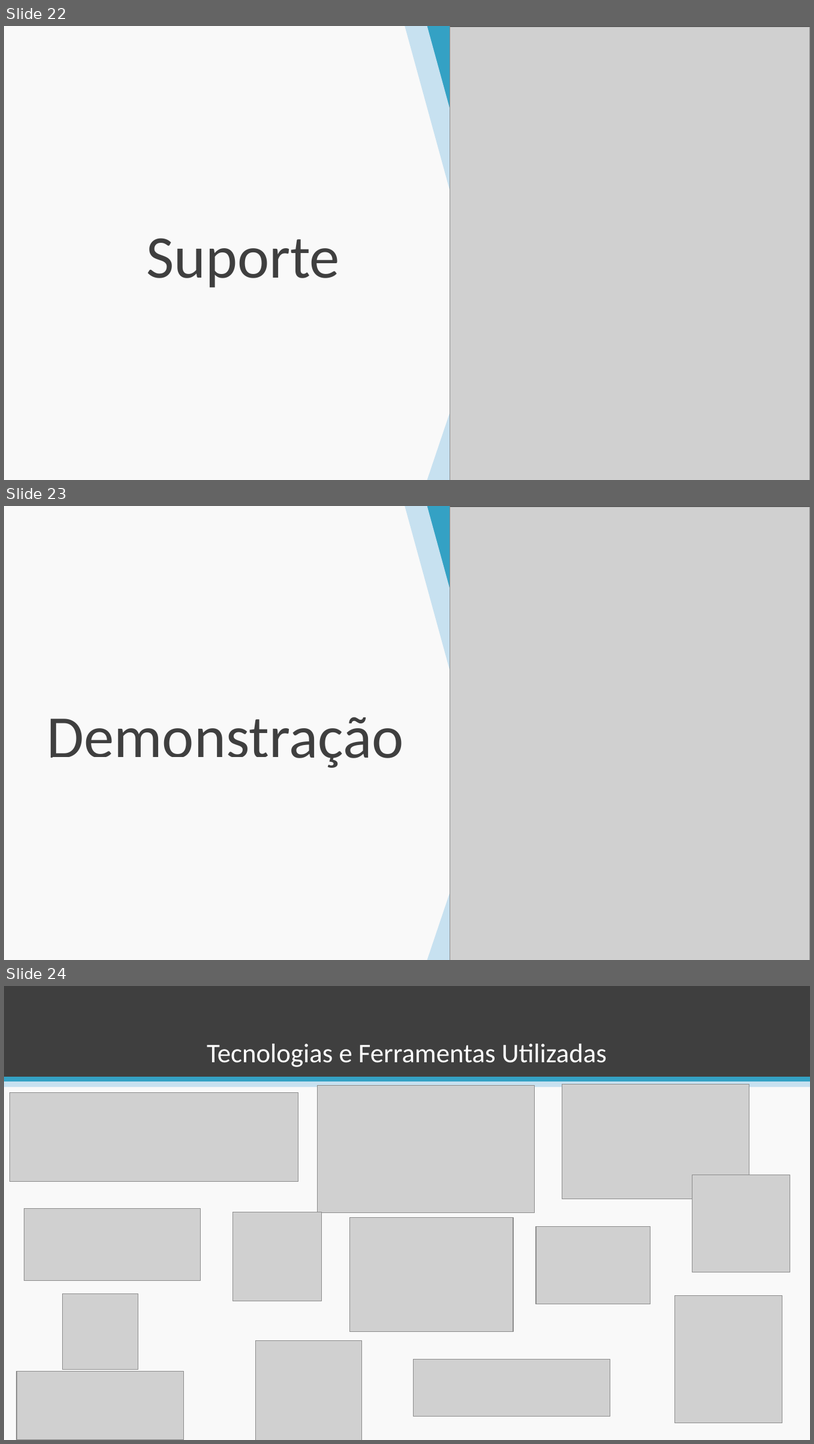
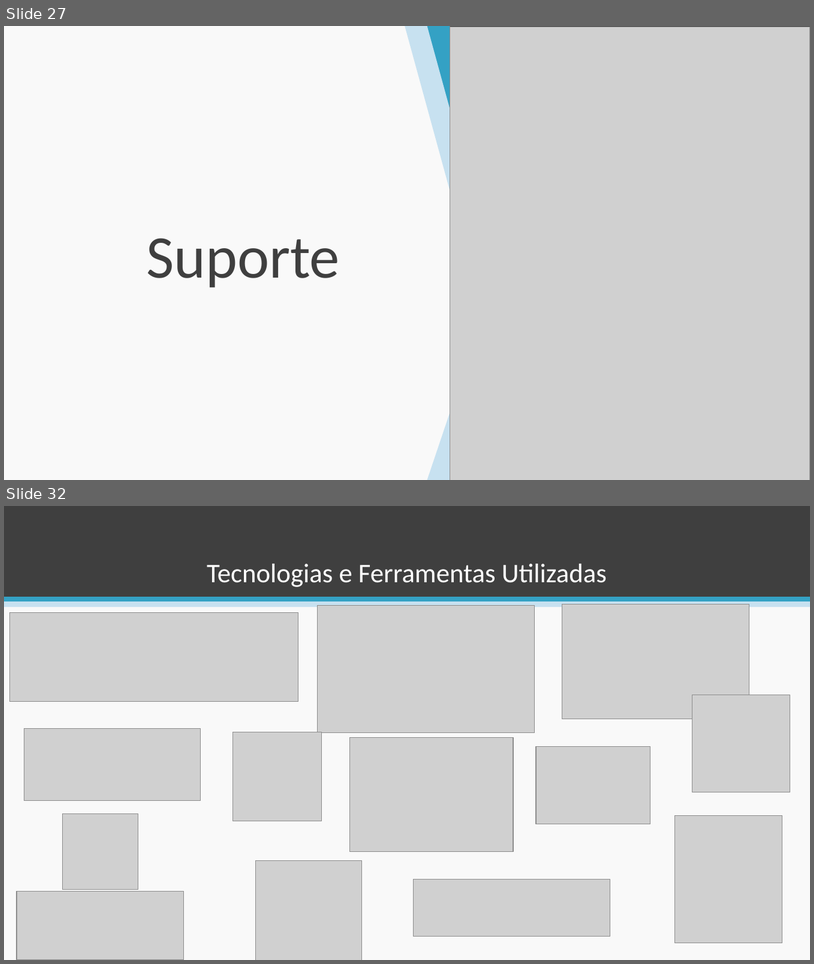
Before and after one commit to esteves-esta/TechHumi, a slide deck: documentacao/Apresentação.pptx. Shown one above the other, each under a label of ours: slides 22, 23 and 24 before the commit, slides 27 and 32 after it; the slides between them are not shown. The pictures are 814x1444 and 814x964 pixels, drawn with LibreOffice and Linux fonts; fonts in the diff are those of the drawing; grey boxes stand for pictures; background and template pictures are left out. Boxes give left, top, right and bottom in pixels: in the first picture for what was removed or moved away, otherwise in the second. Text is boxed around its words. In the diff, an @@ line names an element or a change of style, - is before the commit and + after.

```diff
--- a/documentacao/Apresentação.pptx
+++ b/documentacao/Apresentação.pptx
@@ slide 23 removed at box(4, 506, 810, 960), background #F9F9F9; not listed: 3 template elements that a slide beside it also shows @@
@@ picture removed at box(450, 507, 810, 960) @@
@@ rectangle removed at box(24, 621, 108, 690) @@
@@ rectangle removed at box(359, 690, 385, 703) @@
@@ text removed at box(47, 717, 404, 768) @@
-Demonstração
@@ rectangle removed at box(54, 757, 290, 951) @@
@@ rectangle removed at box(359, 789, 419, 840) @@
@@ rectangle removed at box(260, 894, 320, 945) @@
@@ what was slide 22 is now slide 27 @@
@@ what was slide 24 is now slide 32 @@
```
Also in this commit, not shown: 1 slide changed, 10 slides added, 2 other slides removed, 4 other files.
